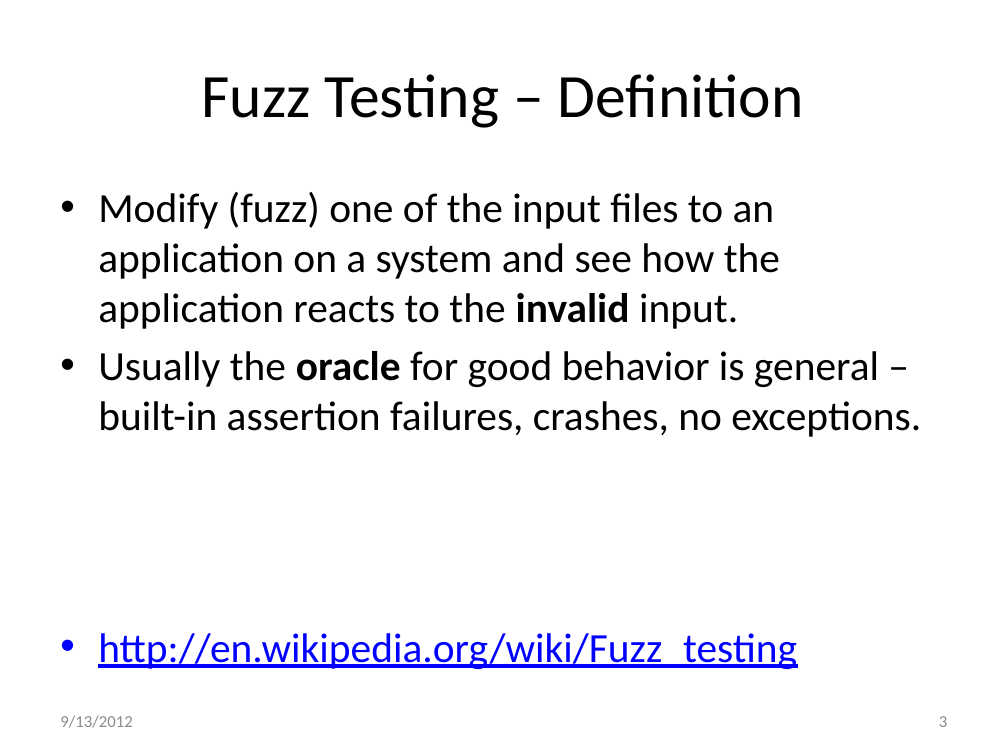
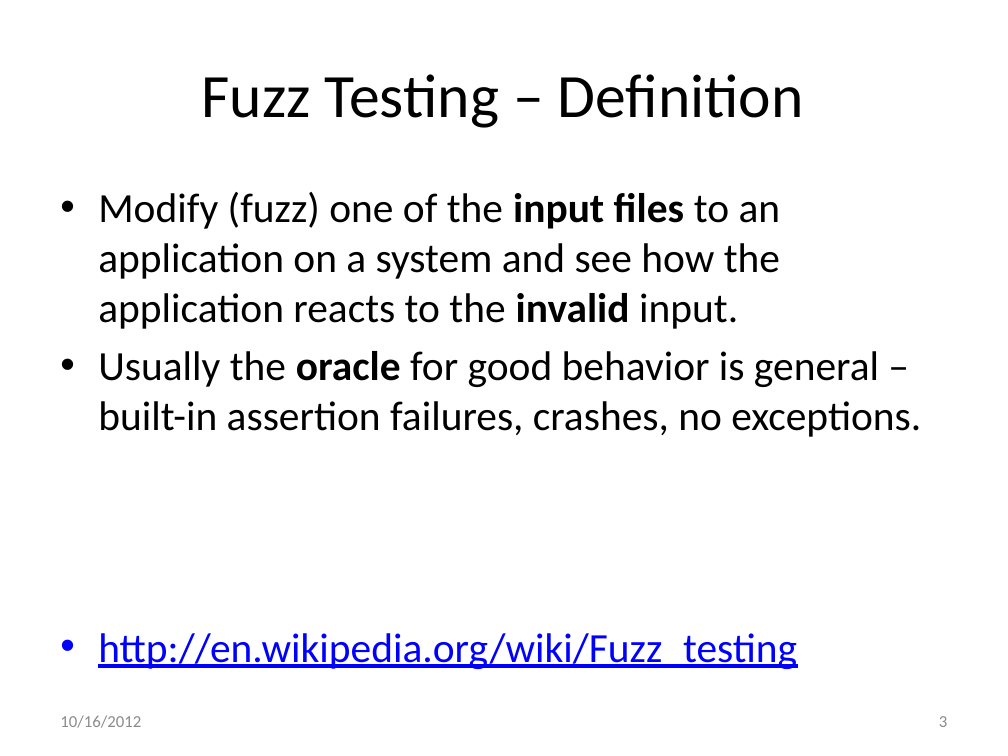
Before and after one commit to jasnow/PS4-FUZZER, a slide deck: slide 3 of fuzz-testing-experience.pptx. Drawn at 1008x756 pixels with LibreOffice and Linux fonts; fonts in the diff are those of the drawing. Boxes give left, top, right and bottom in pixels: in the first picture for what was removed or moved away, otherwise in the second. Text is boxed around its words. In the diff, an @@ line names an element or a change of style, - is before the commit and + after.

```diff
--- a/fuzz-testing-experience.pptx
+++ b/fuzz-testing-experience.pptx
@@ text at <box>98,192,781,329</box>: bold on in "input files" @@
@@ text at <box>60,715,141,728</box>: text changed @@
-9/13/2012
+10/16/2012
```
Also in this commit, not shown: 11 other slides changed.
